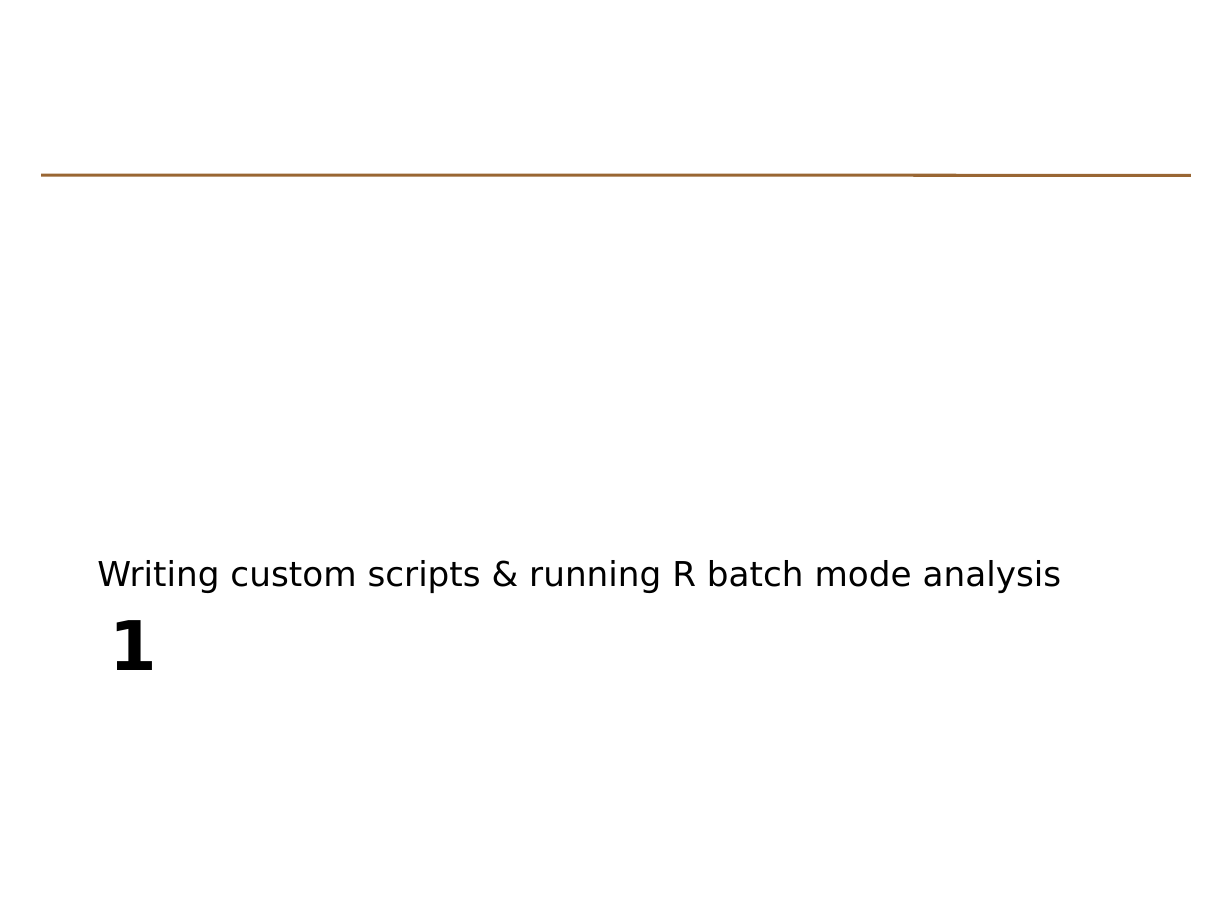
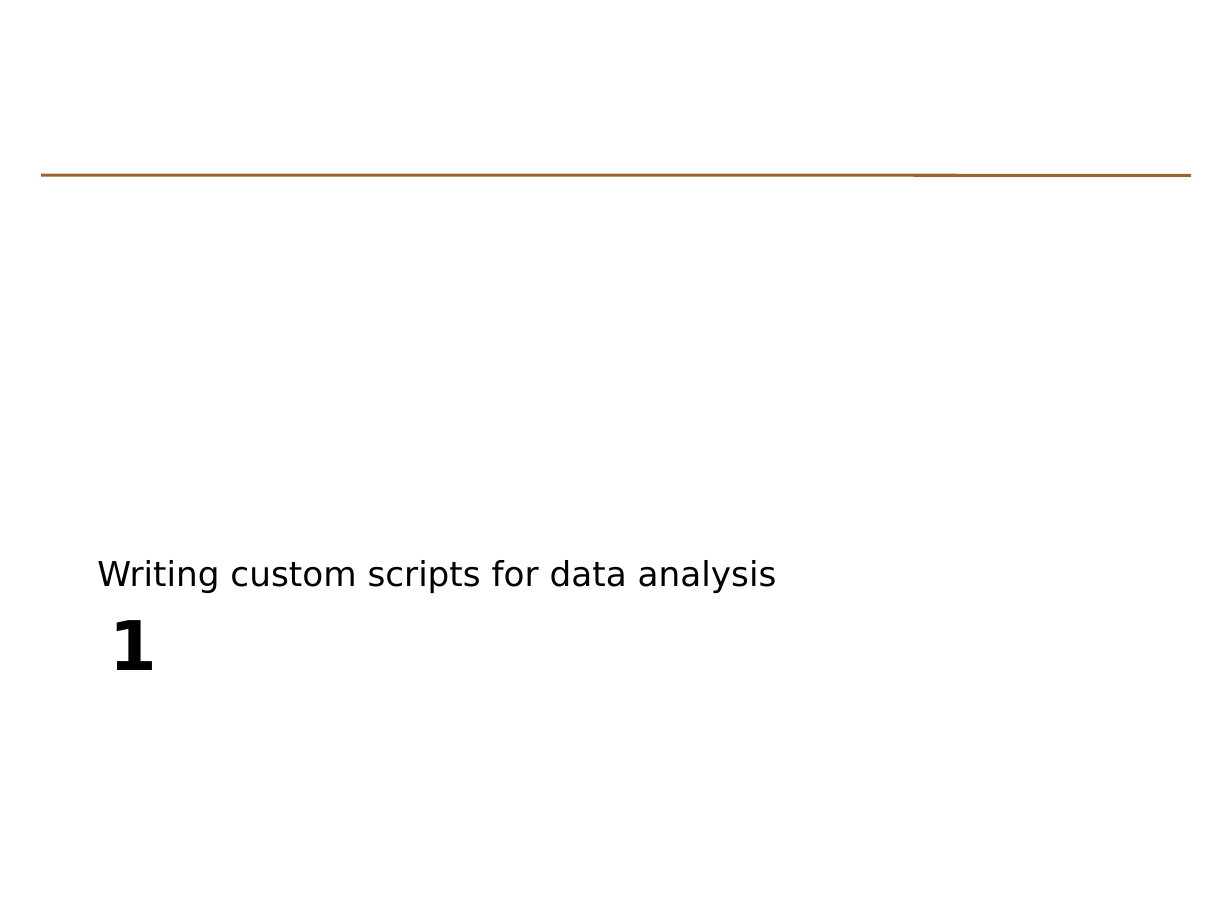
Before and after one commit to johnomics/basicr, a slide deck: slide 3 of Basic_R_Day_2_slides.odp (slide 4 before the commit). Drawn at 1232x924 pixels with LibreOffice and Linux fonts; fonts in the diff are those of the drawing. Boxes give left, top, right and bottom in pixels: in the first picture for what was removed or moved away, otherwise in the second. Text is boxed around its words. In the diff, an @@ line names an element or a change of style, - is before the commit and + after.

```diff
--- a/Basic_R_Day_2_slides.odp
+++ b/Basic_R_Day_2_slides.odp
@@ text at [97, 560, 777, 593]: text changed @@
-Writing custom scripts & running R batch mode analysis
+Writing custom scripts for data analysis
```
Also in this commit, not shown: 3 other slides changed, 23 slides added, 15 slides removed, 14 other files.
